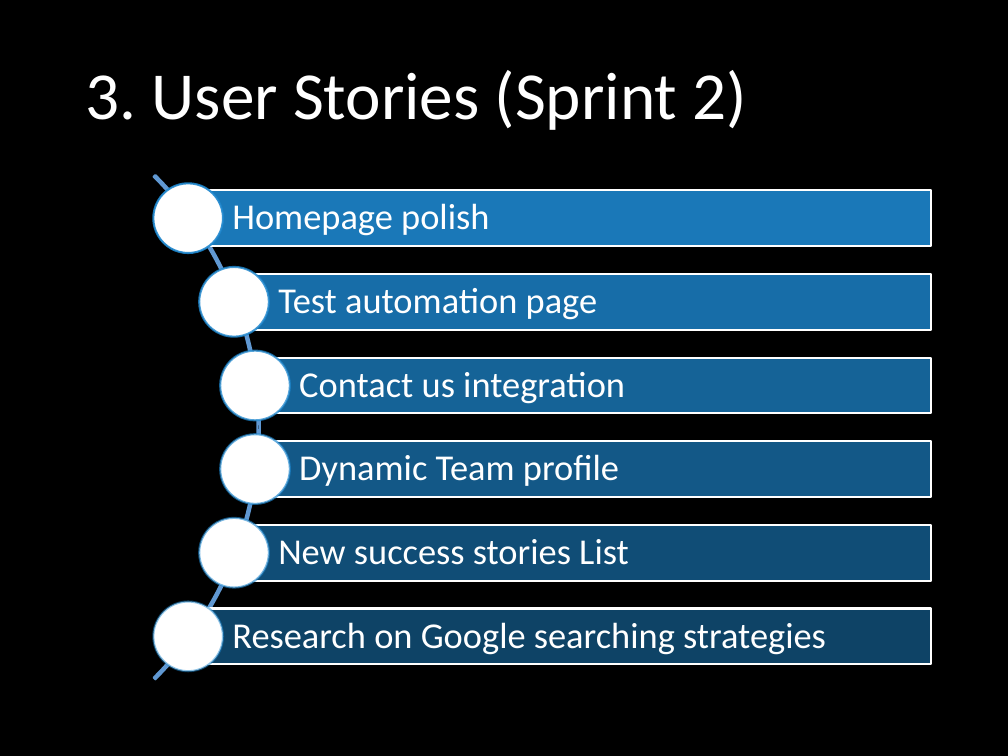
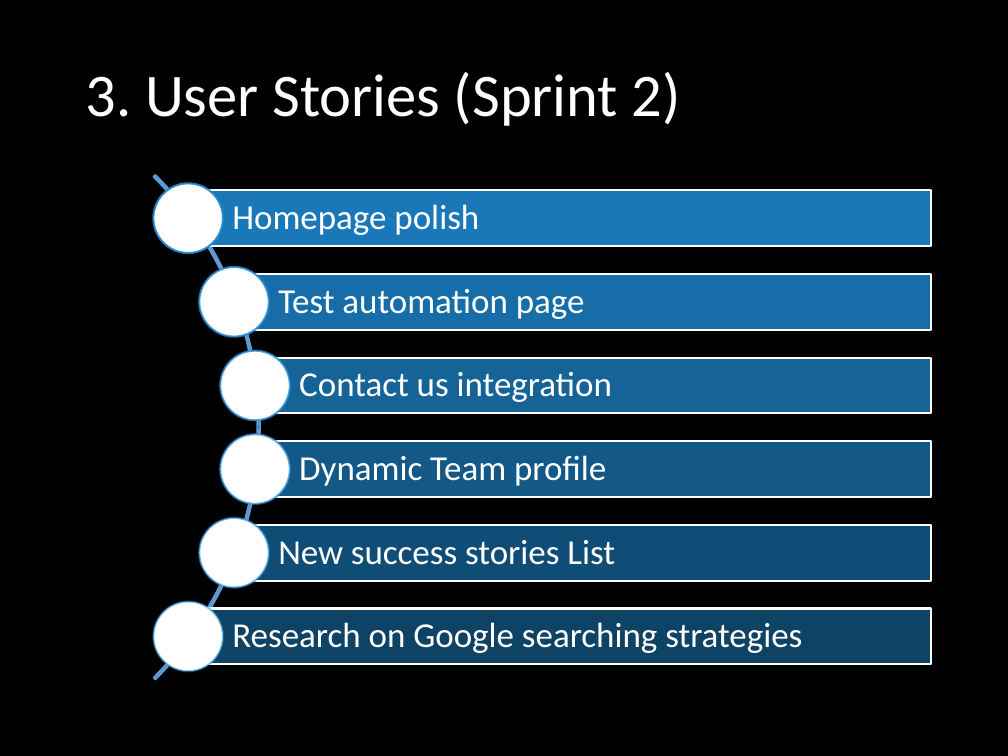
Before and after one commit to yadwinds/761_VEL, a slide deck: slide 4 of PCB/09 Final/Final Presentation (VEL).pptx. Drawn at 1008x756 pixels with LibreOffice and Linux fonts; fonts in the diff are those of the drawing; background and template pictures are left out. Boxes give left, top, right and bottom in pixels: in the first picture for what was removed or moved away, otherwise in the second. Text is boxed around its words. In the diff, an @@ line names an element or a change of style, - is before the commit and + after.

Commit message:
Update format for MS windows. (Kaii)

```diff
--- a/PCB/09 Final/Final Presentation (VEL).pptx
+++ b/PCB/09 Final/Final Presentation (VEL).pptx
@@ title "3. User Stories (Sprint 2)" at [86,72,681,126]: size 48 to 43.2 pt @@
@@ size 26 to 25 pt in 6 elements at [232,204,479,235], [278,289,585,319], [299,372,612,402], [299,455,606,486], [278,540,615,565], [232,622,802,653] @@
```
Also in this commit, not shown: 4 other slides changed.
